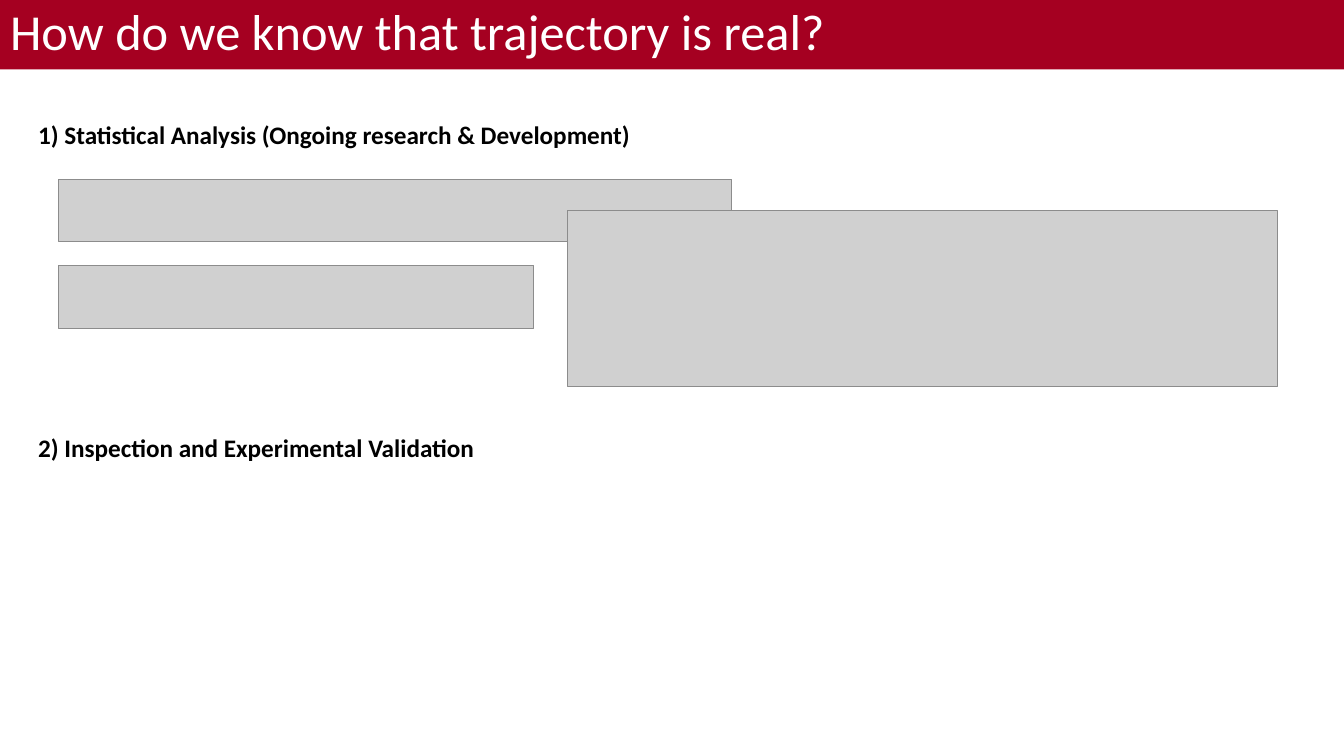
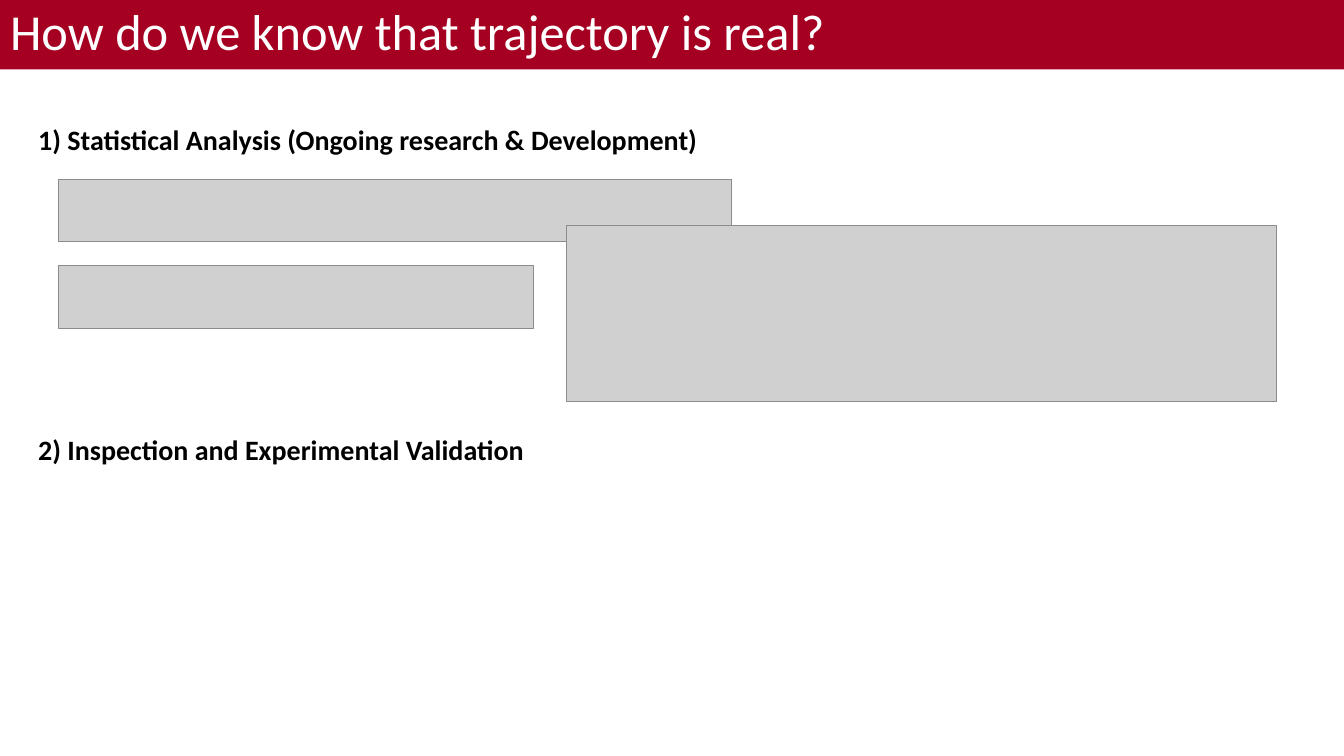
Before and after one commit to bacorli2/scrna_workshop, a slide deck: slide 17 of M6_Monocle_Pseudotime/M5_Monocle_Timeseries.pptx. Drawn at 1344x756 pixels with LibreOffice and Linux fonts; fonts in the diff are those of the drawing; grey boxes stand for pictures; background and template pictures are left out. Boxes give left, top, right and bottom in pixels: in the first picture for what was removed or moved away, otherwise in the second. Text is boxed around its words. In the diff, an @@ line names an element or a change of style, - is before the commit and + after.

```diff
--- a/M6_Monocle_Pseudotime/M5_Monocle_Timeseries.pptx
+++ b/M6_Monocle_Pseudotime/M5_Monocle_Timeseries.pptx
@@ text "1) Statistical Analysis (Ongoing research ..." at (38,129,697,155): size 18 to 20 pt @@
@@ picture: place and size @@
-picture at (568,211,1277,387)
+picture at (567,226,1276,402)
@@ text "2) Inspection and Experimental Validation" at (38,439,524,465): size 18 to 20 pt @@
```
Also in this commit, not shown: 2 other files.
